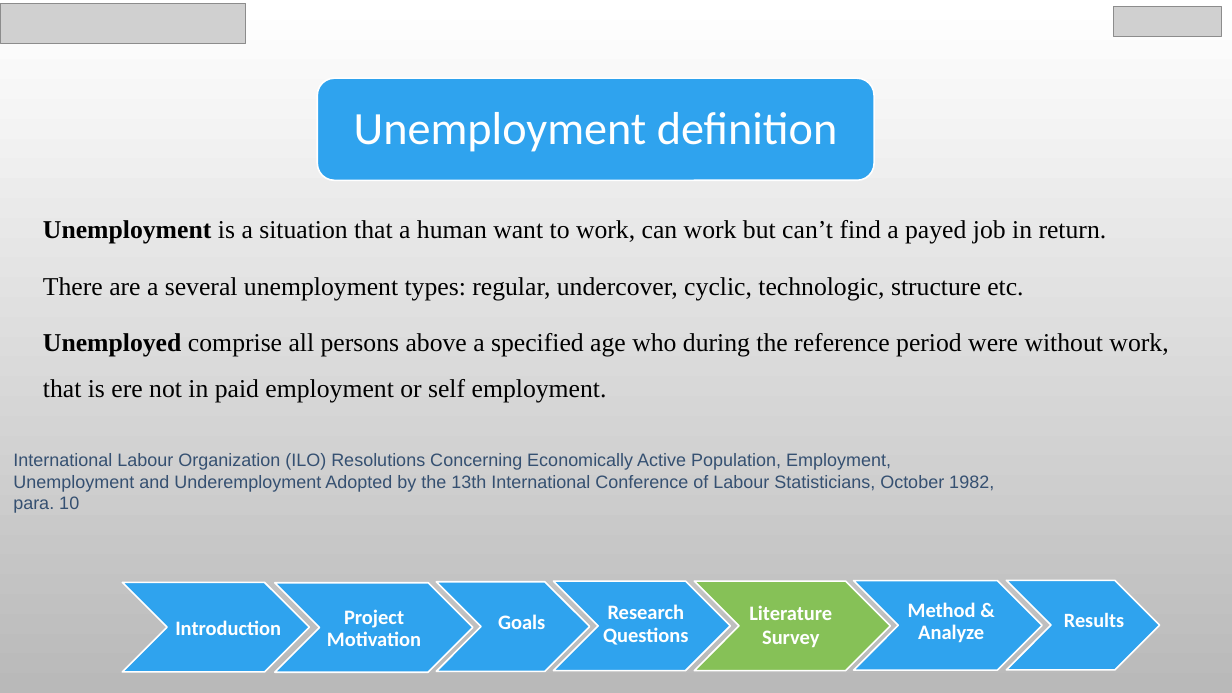
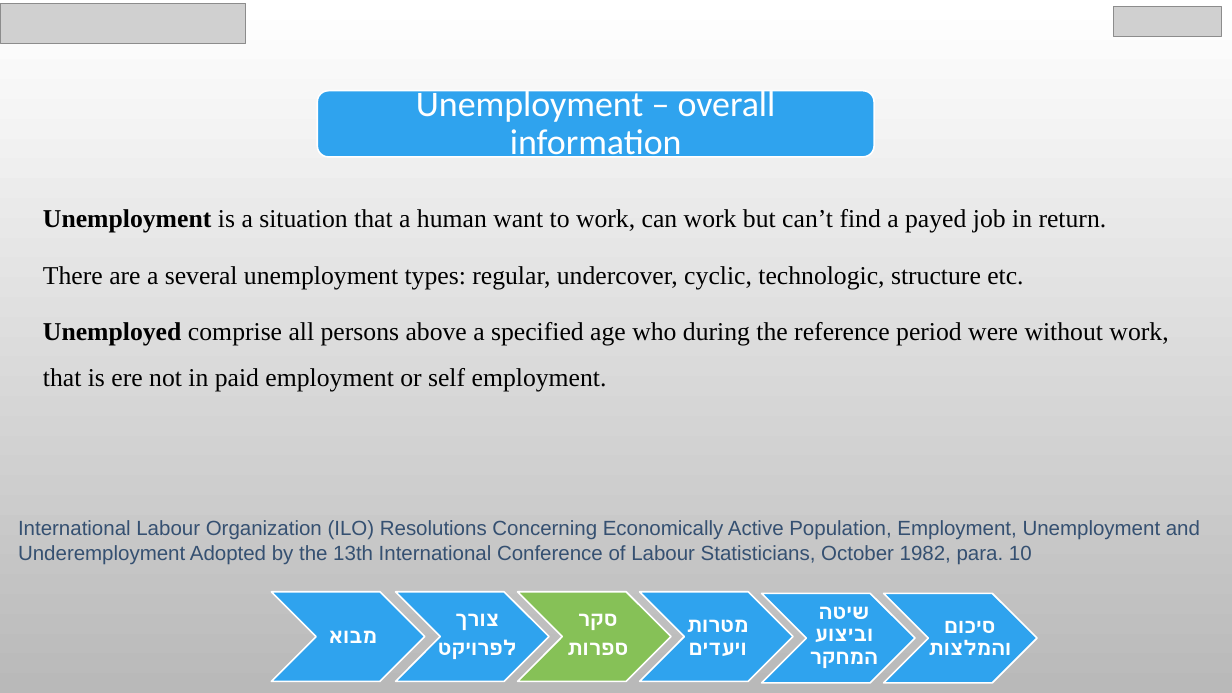
Before and after one commit to chen890/Final-Research-Project---IES, a slide deck: slide 5 of English Final Project.pptx (slide 6 before the commit). Drawn at 1232x693 pixels with LibreOffice and Linux fonts; fonts in the diff are those of the drawing; grey boxes stand for pictures; background and template pictures are left out. Boxes give left, top, right and bottom in pixels: in the first picture for what was removed or moved away, otherwise in the second. Text is boxed around its words. In the diff, an @@ line names an element or a change of style, - is before the commit and + after.

```diff
--- a/English Final Project.pptx
+++ b/English Final Project.pptx
@@ text at (x1=416, y1=86, x2=776, y2=164): text changed; size 36 to 28 pt @@
-Unemployment definition
+Unemployment – overall information
@@ rounded rectangle resized from (x1=317, y1=79, x2=874, y2=181) to (x1=317, y1=91, x2=874, y2=157) @@
@@ text "Unemployment is a situation that ..." moved from (x1=43, y1=220, x2=1168, y2=403) to (x1=43, y1=209, x2=1168, y2=392) @@
@@ text "International Labour Organization (ILO) Resolutions ..." moved from (x1=13, y1=453, x2=994, y2=509) to (x1=18, y1=520, x2=1200, y2=564) @@
@@ text "International Labour Organization (ILO) Resolutions ..." at (x1=18, y1=520, x2=1200, y2=564): size 14 to 16 pt @@
@@ chevron removed at (x1=122, y1=582, x2=309, y2=672) @@
@@ chevron resized from (x1=274, y1=583, x2=472, y2=673) to (x1=272, y1=592, x2=425, y2=681) @@
@@ chevron moved from (x1=436, y1=582, x2=590, y2=672) to (x1=396, y1=592, x2=549, y2=681) @@
@@ chevron resized from (x1=694, y1=581, x2=890, y2=671) to (x1=518, y1=592, x2=671, y2=681) @@
@@ chevron resized from (x1=554, y1=581, x2=730, y2=671) to (x1=640, y1=592, x2=793, y2=681) @@
@@ chevron moved from (x1=1006, y1=580, x2=1160, y2=670) to (x1=762, y1=593, x2=915, y2=683) @@
@@ chevron resized from (x1=854, y1=580, x2=1043, y2=670) to (x1=884, y1=593, x2=1037, y2=683) @@
@@ text removed at (x1=175, y1=620, x2=281, y2=635) @@
-Introduction
@@ text removed at (x1=327, y1=609, x2=421, y2=646) @@
-Project Motivation
@@ text added at (x1=438, y1=613, x2=517, y2=659), 16 pt, text #FFFFFF, bold @@
+צורך
+לפרויקט
@@ text removed at (x1=498, y1=614, x2=545, y2=629) @@
-Goals
@@ text added at (x1=567, y1=613, x2=628, y2=655), 16 pt, text #FFFFFF, bold @@
+סקר
+ספרות
@@ text removed at (x1=603, y1=604, x2=688, y2=645) @@
-Research Questions
@@ text added at (x1=687, y1=619, x2=749, y2=656), 16 pt, text #FFFFFF, bold @@
+מטרות ויעדים
@@ text removed at (x1=749, y1=605, x2=832, y2=647) @@
-Literature Survey
@@ text added at (x1=810, y1=606, x2=878, y2=668), 16 pt, text #FFFFFF, bold @@
+שיטה וביצוע המחקר
@@ text removed at (x1=908, y1=602, x2=984, y2=643) @@
-Method & Analyze
@@ text added at (x1=928, y1=621, x2=1011, y2=655), 15.8 pt, text #FFFFFF, bold @@
+סיכום והמלצות
@@ text removed at (x1=1064, y1=612, x2=1124, y2=627) @@
-Results
@@ text added at (x1=329, y1=630, x2=377, y2=643), 16 pt, text #FFFFFF, bold @@
+מבוא
```
Also in this commit, not shown: 26 other slides changed, 2 other files.
